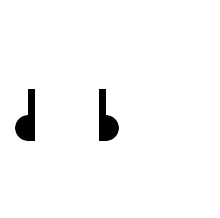
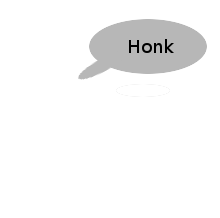
Two versions of the same layered image (w=220, h=218). Layer-by-layer changes:
hid group "Ears" (4 layers) over [15, 88, 125, 141]
showed group "Sounds" (8 layers) over [78, 19, 207, 97]
added layer "Honk" in group "Sounds" over [129, 39, 174, 53]
showed "bubble" over [78, 19, 207, 97]
